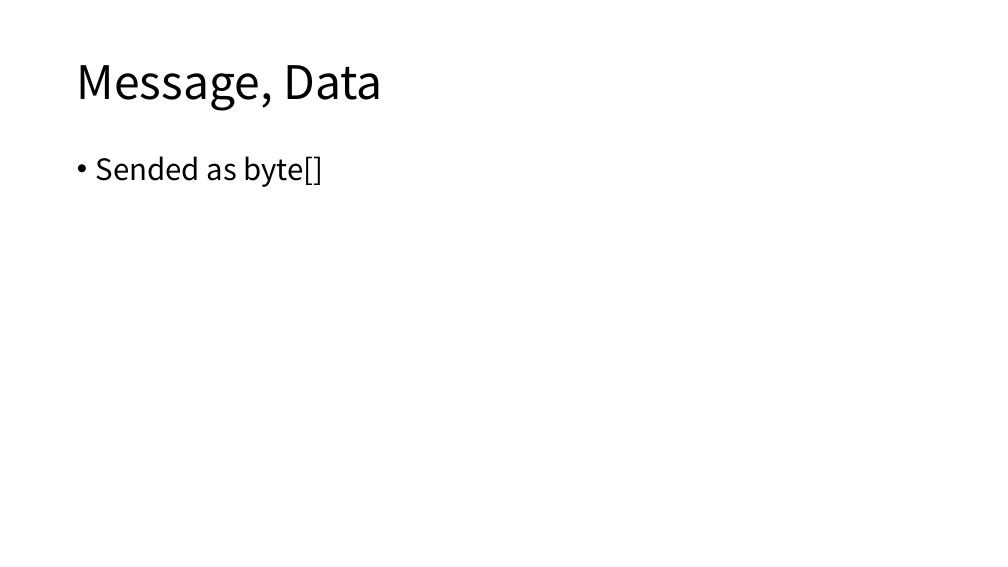
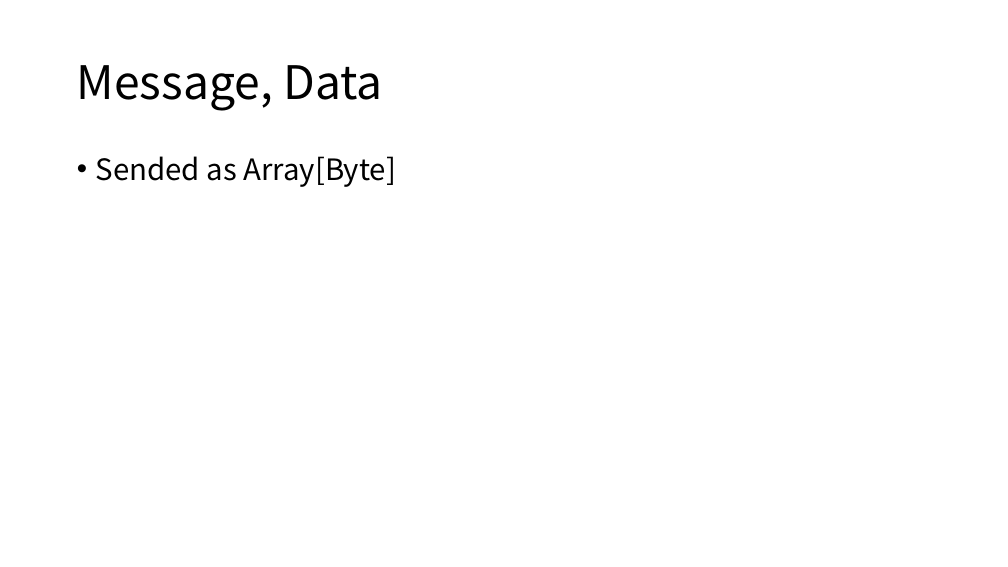
Before and after one commit to Eyebrowmoon/CS490, a slide deck: slide 3 of project.pptx. Drawn at 1008x567 pixels with LibreOffice and Linux fonts; fonts in the diff are those of the drawing. Boxes give left, top, right and bottom in pixels: in the first picture for what was removed or moved away, otherwise in the second. Text is boxed around its words. In the diff, an @@ line names an element or a change of style, - is before the commit and + after.

```diff
--- a/project.pptx
+++ b/project.pptx
@@ text at (96,156,397,187): text changed @@
-• Sended as byte[]
+• Sended as Array[Byte]
```
Also in this commit, not shown: 12 other slides changed, 2 slides added, 1 slide removed.
